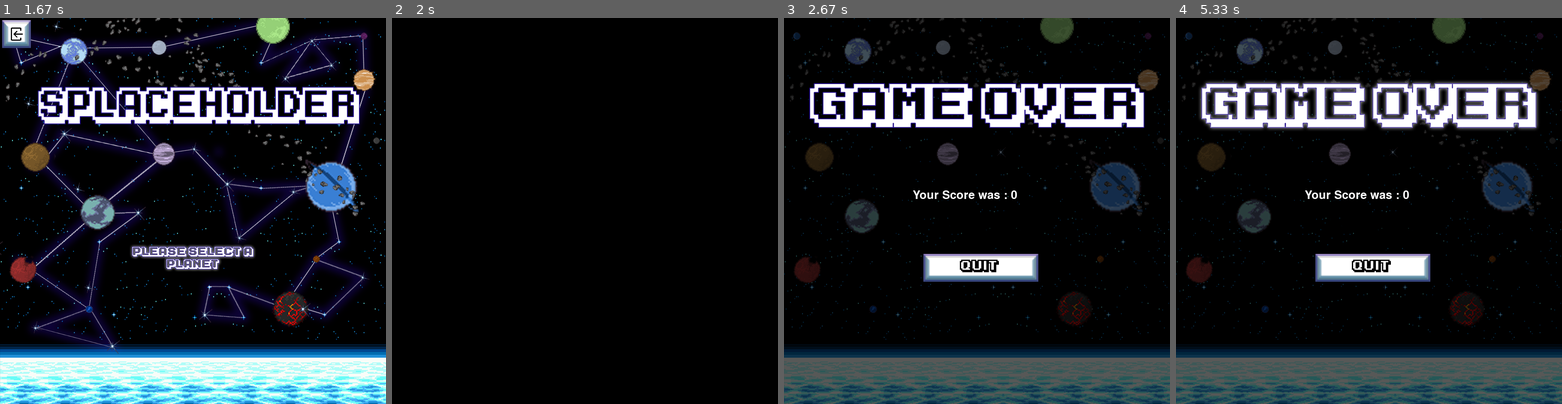
Above: before the commit, frames 1-4 (left to right).
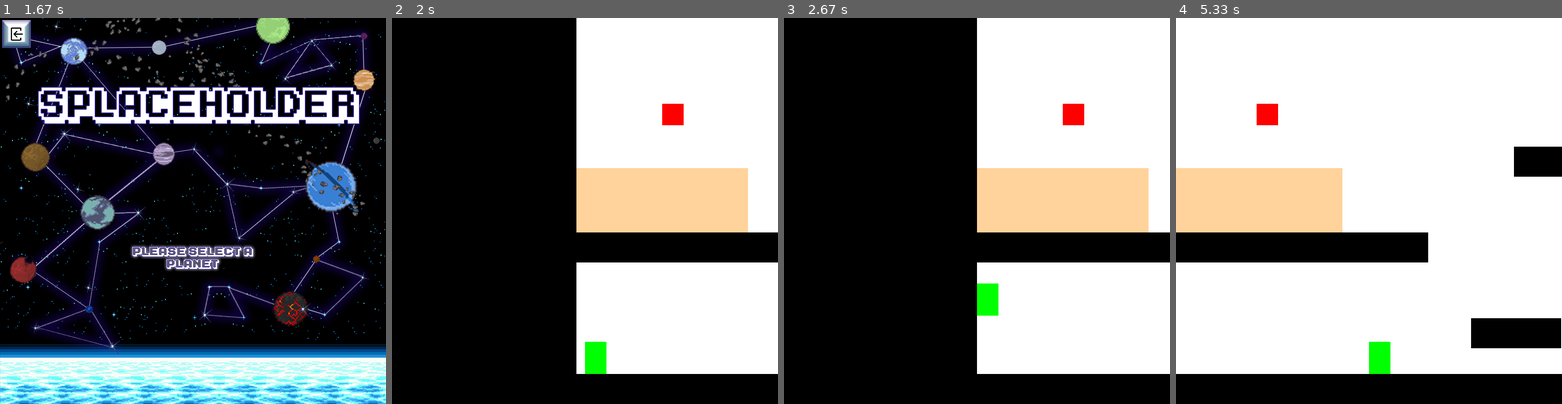
Above: after the commit, the same moments.

Repository: Errox/DickButt
Game: pygame game, started from main.py
Same seed, same stepped clock (60 frames per second), same inputs: the game is played once before the commit and once after it.
Inputs (mouse positions are in pixels of both pictures, inside the frame that each line leads up to):
- Up to frame 1 (1.67 s): hold Left 0.33-0.87 s; click (193, 268) at 1.03 s; click (200, 195) at 1.37 s
- Up to frame 2 (2 s): click (415, 272) at 1.73 s; hold Left from 1.97 s (still down)
- Up to frame 3 (2.67 s): move the mouse to (884, 214) at 2 s; release Left at 2.37 s; hold Up from 2.4 s (still down)
- Up to frame 4 (5.33 s): release Up at 2.77 s; hold Right 2.8-3.43 s; hold Left 3.47-3.93 s; hold Right 3.97-4.43 s; hold Up 4.47-4.77 s; hold Right 4.8-5.27 s; hold Left from 5.3 s (still down)

Frame 1 is identical in both runs. In frame 2, 44% of the frame differs, in the area x 47-100%, y 0-93%; in frame 3, 58%; in frame 4, 87%, in the area x 0-100%, y 0-100%.

Commit message:
Add files via upload

Diff:
--- a/Stranded.py
+++ b/Stranded.py
@@ -2,7 +2,6 @@
 def start_Stranded():
     import pygame
     import menu
-
 
     # Global constants
 
@@ -577,5 +576,5 @@
         pygame.quit()
 
 
-    if __name__ == "__main__":
-        main()
+
+    main()
